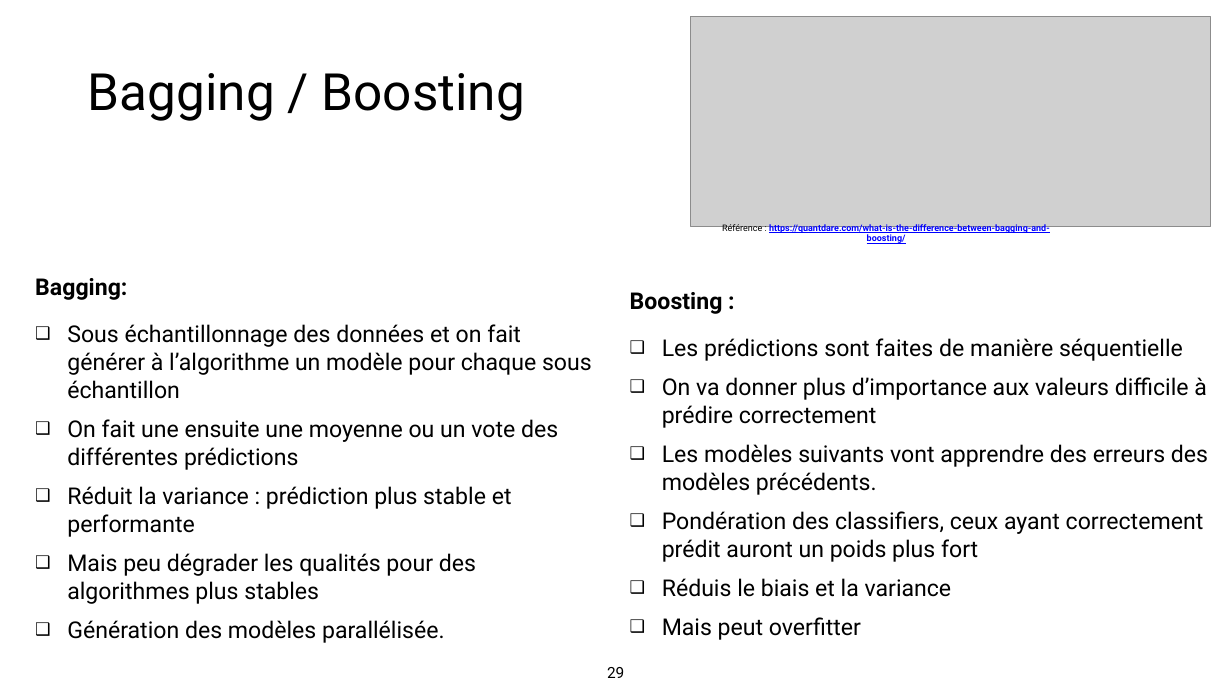
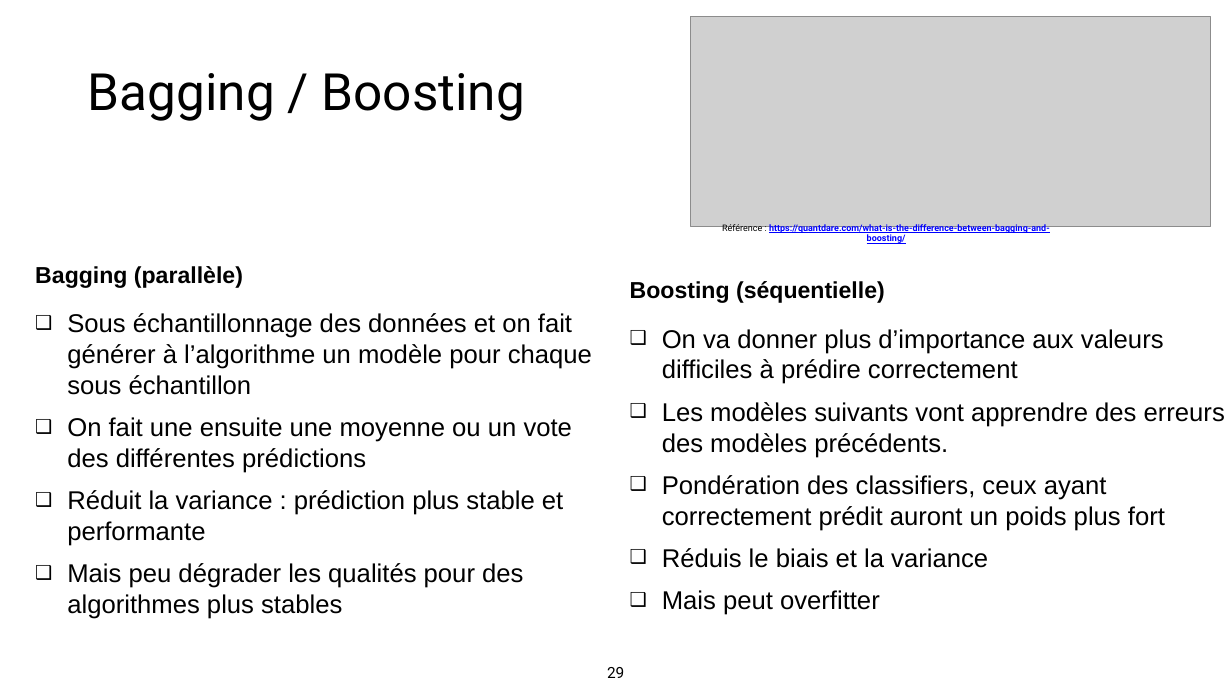
Before and after one commit to makboulhoussen/projet5, a slide deck: slide 29 of rapport/DS-Projet5-AzimM-V1.0.pptx. Drawn at 1232x693 pixels with LibreOffice and Linux fonts; fonts in the diff are those of the drawing; grey boxes stand for pictures. Boxes give left, top, right and bottom in pixels: in the first picture for what was removed or moved away, otherwise in the second. Text is boxed around its words. In the diff, an @@ line names an element or a change of style, - is before the commit and + after.

```diff
--- a/rapport/DS-Projet5-AzimM-V1.0.pptx
+++ b/rapport/DS-Projet5-AzimM-V1.0.pptx
@@ text "Bagging (parallèle)": place and size @@
-text "Bagging (parallèle)" at <box>35,278,592,643</box>
+text "Bagging (parallèle)" at <box>35,266,592,619</box>
@@ text at <box>35,266,243,288</box>: text changed; font Roboto to Arial @@
-Bagging:
+Bagging (parallèle)
@@ text "Boosting (séquentielle)": place and size @@
-text "Boosting (séquentielle)" at <box>630,292,1208,640</box>
+text "Boosting (séquentielle)" at <box>630,281,1225,615</box>
@@ text at <box>630,281,1164,384</box>: text changed; size 36 to 40 pt; font Roboto to Arial @@
-Boosting :
-❑ Les prédictions sont faites de manière séquentielle
-❑ On va donner plus d’importance aux valeurs difficile à prédire correctement
+Boosting (séquentielle)
+❑ On va donner plus d’importance aux valeurs difficiles à prédire correctement
@@ text at <box>67,313,592,619</box>: size 36 to 40 pt, font Roboto to Arial @@
@@ text at <box>662,402,1225,615</box>: size 36 to 40 pt, font Roboto to Arial in "Les modèles suivants vont apprendre des erreurs ...", "Pondération des classifiers, ceux ayant correctement prédit ...", "Réduis le biais et la variance", "Mais peut overfitter" @@
@@ text at <box>67,620,445,643</box>: paragraph removed @@
-❑ Génération des modèles parallélisée.
```
Also in this commit, not shown: 5 other slides changed, 3 slides added.
